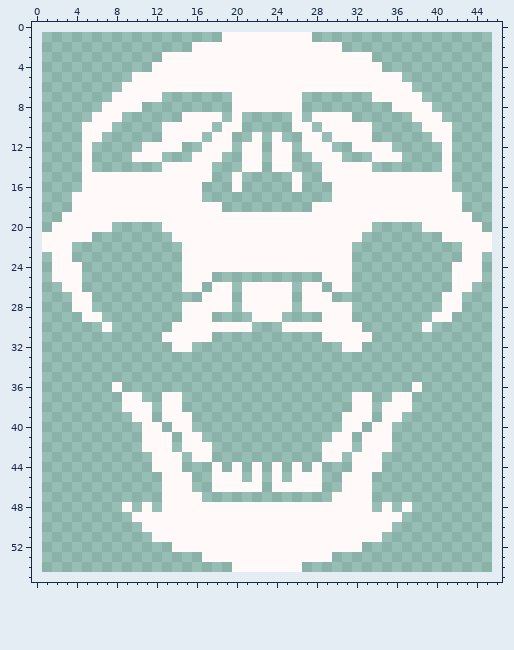
A pixel-art sprite gets an edit: Assets/Resources/Sprites/wave-icon.png. The picture above was drawn from the file before the commit.
The file is 225x270 pixels, drawn in blocks of 5x5; one block is one cell here. The old version is drawn lined up with the new one, on the new canvas.
Once edited:
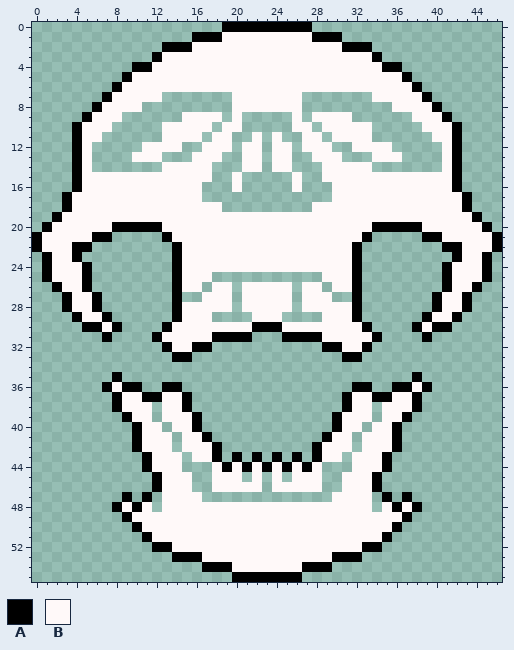
Palette (. is transparent): A #000000  B #fff9f9
From old to new:
canvas 45x54 -> 47x56, the old top-left corner now at 1,1
y 0: x 19..27 ......... -> AAAAAAAAA
y 1: x 16..18 ... -> AAA; x 28..30 ... -> AAA
y 2: x 13..15 ... -> AAA; x 31..33 ... -> AAA
y 3: x 12 . -> A; x 34 . -> A
y 4: x 10..11 .. -> AA; x 35..36 .. -> AA
y 5: x 9 . -> A; x 37 . -> A
y 6: x 8 . -> A; x 38 . -> A
y 7: x 7 . -> A; x 39 . -> A
y 8: x 6 . -> A; x 40 . -> A
y 9: x 5 . -> A; x 41 . -> A
y 10..16: x 4 . -> A; x 42 . -> A
y 17..18: x 3 . -> A; x 43 . -> A
y 19: x 2 . -> A; x 44 . -> A
y 20: x 1 . -> A; x 8..12 ..... -> AAAAA; x 34..38 ..... -> AAAAA; x 45 . -> A
y 21: x 0 . -> A; x 6..7 .. -> AA; x 13 . -> A; x 33 . -> A; x 39..40 .. -> AA; x 46 . -> A
y 22: x 0 . -> A; x 4..5 .. -> AA; x 14 . -> A; x 32 . -> A; x 41..42 .. -> AA; x 46 . -> A
y 23: x 1 . -> A; x 4 . -> A; x 14 . -> A; x 32 . -> A; x 42 . -> A; x 45 . -> A
y 24..25: x 1 . -> A; x 5 . -> A; x 14 . -> A; x 32 . -> A; x 41 . -> A; x 45 . -> A
y 26: x 2 . -> A; x 5 . -> A; x 14 . -> A; x 32 . -> A; x 41 . -> A; x 44 . -> A
y 27..28: x 3 . -> A; x 6 . -> A; x 14 . -> A; x 32 . -> A; x 40 . -> A; x 43 . -> A
y 29: x 4 . -> A; x 7 . -> A; x 14 . -> A; x 32 . -> A; x 39 . -> A; x 42 . -> A
y 30: x 5..6 .. -> AA; x 8 . -> A; x 13 . -> A; x 22..24 ... -> AAA; x 33 . -> A; x 38 . -> A; x 40..41 .. -> AA
y 31: x 7 . -> A; x 12 . -> A; x 18..21 .... -> AAAA; x 25..28 .... -> AAAA; x 34 . -> A; x 39 . -> A
y 32: x 13 . -> A; x 16..17 .. -> AA; x 29..30 .. -> AA; x 33 . -> A
y 33: x 14..15 .. -> AA; x 31..32 .. -> AA
y 35: x 8 . -> A; x 38 . -> A
y 36: x 7 . -> A; x 9..10 .. -> AA; x 13..14 .. -> AA; x 32..33 .. -> AA; x 36..37 .. -> AA; x 39 . -> A
y 37: x 8 . -> A; x 11..12 .. -> AA; x 15 . -> A; x 31 . -> A; x 34..35 .. -> AA; x 38 . -> A
y 38: x 8 . -> A; x 15 . -> A; x 31 . -> A; x 38 . -> A
y 39: x 9 . -> A; x 16 . -> A; x 30 . -> A; x 37 . -> A
y 40: x 10 . -> A; x 16 . -> A; x 30 . -> A; x 36 . -> A
y 41: x 10 . -> A; x 17 . -> A; x 29 . -> A; x 36 . -> A
y 42: x 10 . -> A; x 18 . -> A; x 28 . -> A; x 36 . -> A
y 43: x 11 . -> A; x 18 . -> A; x 20 . -> A; x 22 . -> A; x 24 . -> A; x 26 . -> A; x 28 . -> A; x 35 . -> A
y 44: x 11 . -> A; x 19 . -> A; x 21 . -> A; x 23 . -> A; x 25 . -> A; x 27 . -> A; x 35 . -> A
y 45..46: x 12 . -> A; x 34 . -> A
y 47: x 9 . -> A; x 11 . -> A; x 35 . -> A; x 37 . -> A
y 48: x 8 . -> A; x 10 . -> A; x 36 . -> A; x 38 . -> A
y 49: x 9 . -> A; x 37 . -> A
y 50: x 10 . -> A; x 36 . -> A
y 51: x 11 . -> A; x 35 . -> A
y 52: x 12..13 .. -> AA; x 33..34 .. -> AA
y 53: x 14..16 ... -> AAA; x 30..32 ... -> AAA
y 54: x 17..19 ... -> AAA; x 27..29 ... -> AAA
y 55: x 20..26 ....... -> AAAAAAA
